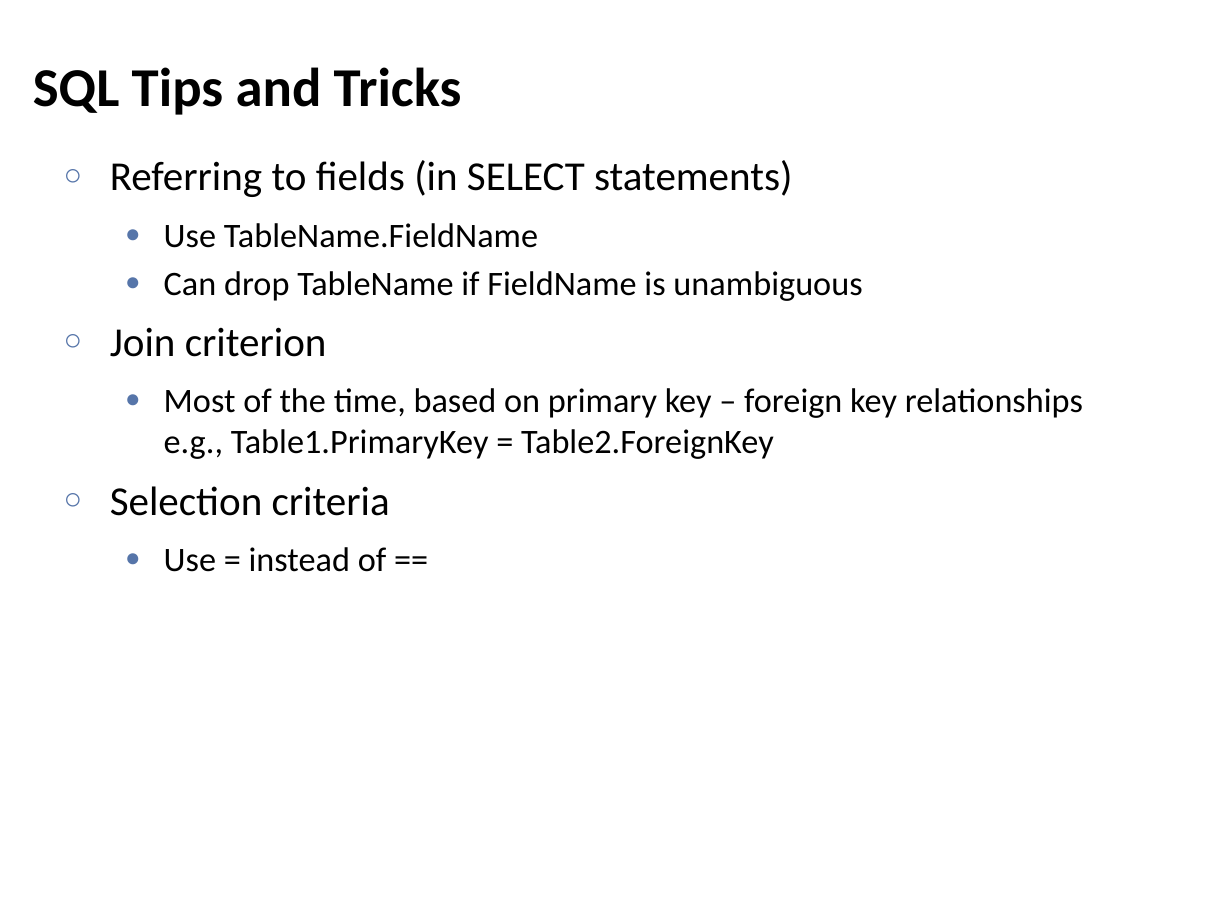
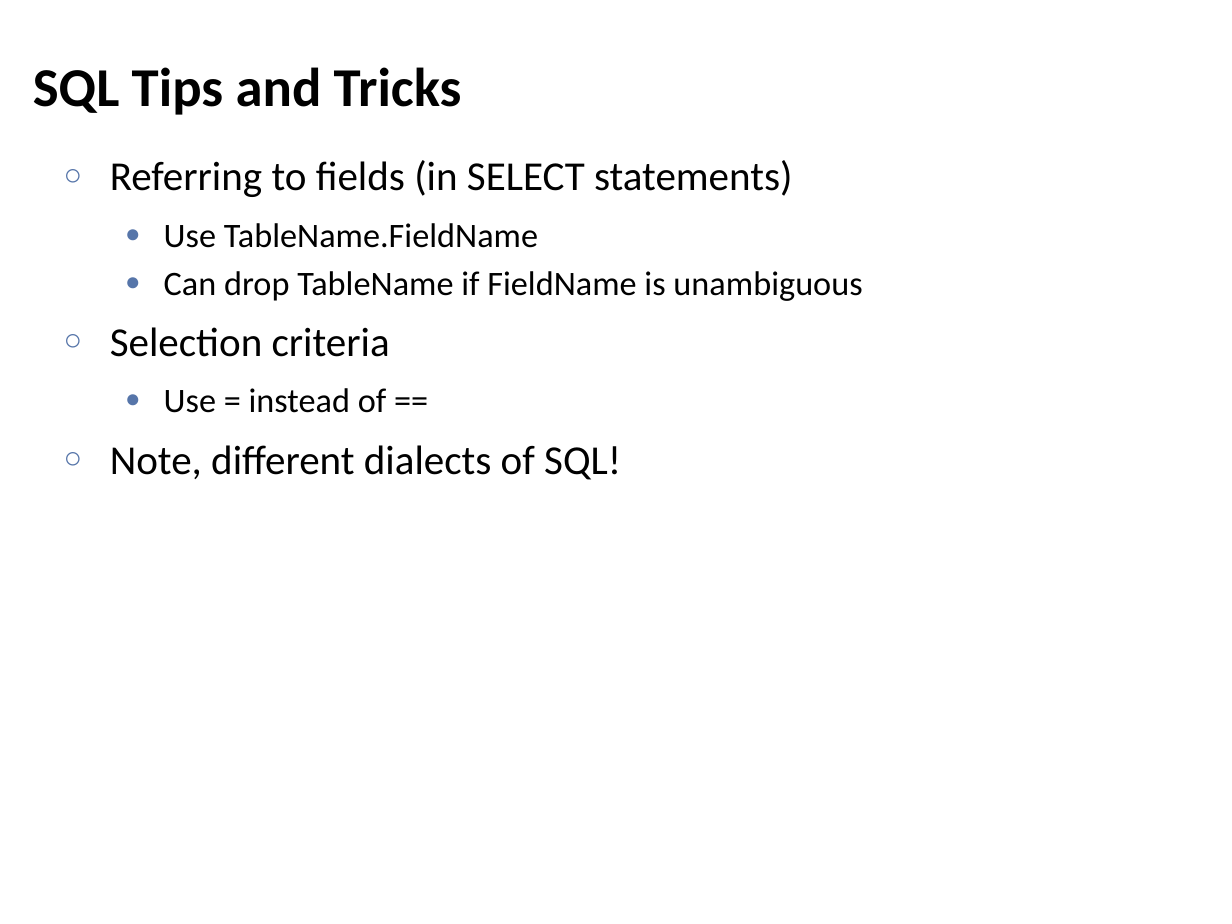
Before and after one commit to lintool/UMD-courses, a slide deck: slide 30 of slides/session06.pptx (slide 31 before the commit). Drawn at 1232x924 pixels with LibreOffice and Linux fonts; fonts in the diff are those of the drawing. Boxes give left, top, right and bottom in pixels: in the first picture for what was removed or moved away, otherwise in the second. Text is boxed around its words. In the diff, an @@ line names an element or a change of style, - is before the commit and + after.

```diff
--- a/slides/session06.pptx
+++ b/slides/session06.pptx
@@ text at (110, 327, 1083, 459): paragraphs removed @@
-○ Join criterion
-  ● Most of the time, based on primary key – foreign key relationships
-    e.g., Table1.PrimaryKey = Table2.ForeignKey
@@ text at (110, 445, 621, 480): paragraph added @@
+○ Note, different dialects of SQL!
```
Also in this commit, not shown: 2 other slides changed, 1 slide added, 1 other file.
